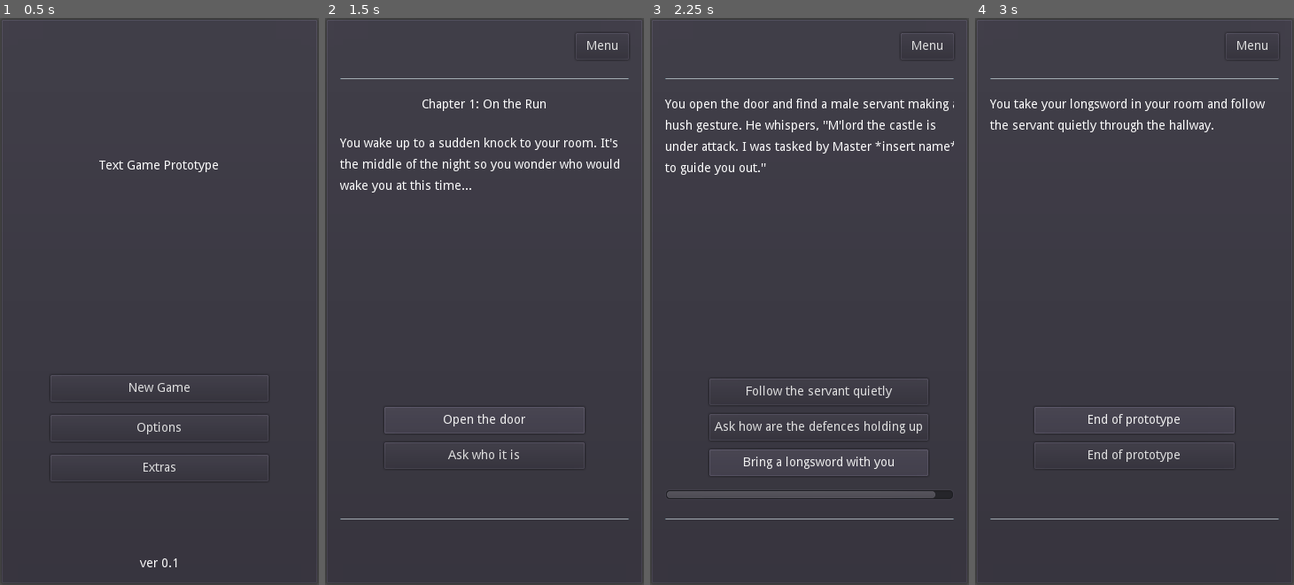
Above: before the commit, frames 1-4 (left to right).
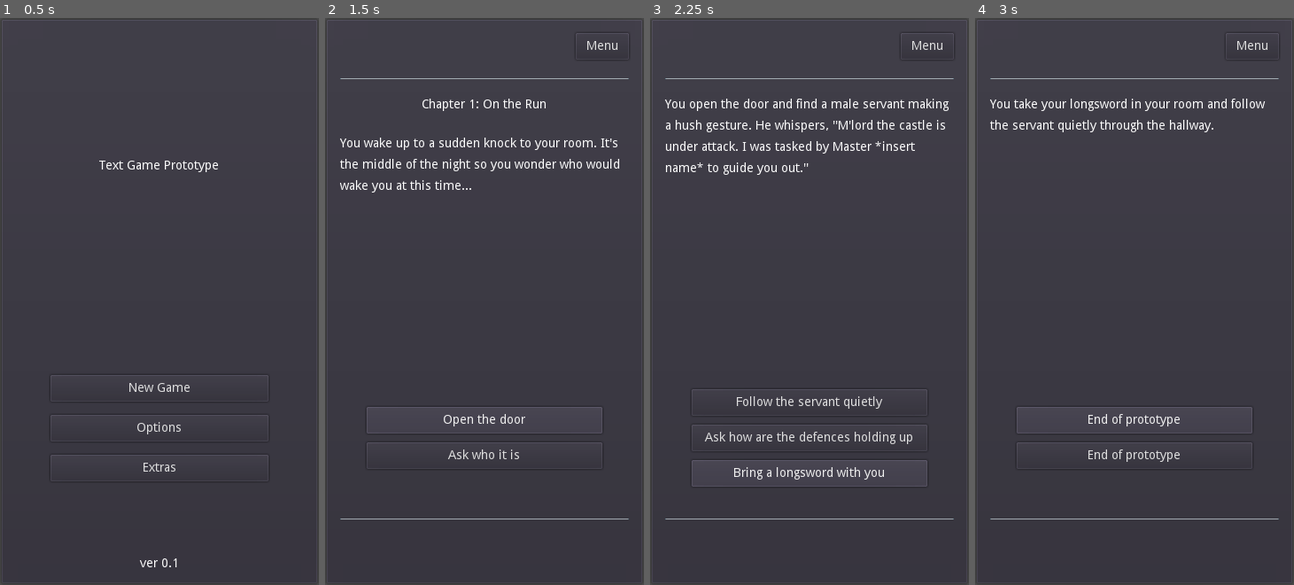
Above: after the commit, the same moments.

Repository: philipuriarte/A-Churchyard-of-Orphans
Game: Godot game, scene res://scenes/main.tscn
Same seed, same stepped clock (60 frames per second), same inputs: the game is played once before the commit and once after it.
Inputs:
- Up to frame 1 (0.5 s): no input
- Up to frame 2 (1.5 s): click "New Game" at 0.5 s; click "Continue" at 1.25 s
- Up to frame 3 (2.25 s): click "Open the door" at 2 s
- Up to frame 4 (3 s): click "Follow the servant quietly" at 2.75 s

Frame 1 is identical in both runs. In frame 2, 0.1% of the frame differs, in the area x 13-87%, y 68-76%; in frame 3, 5.3%, in the area x 4-96%, y 14-85%; in frame 4, 0.1%.

Commit message:
Lower margin size for choice buttons

Diff:
--- a/scenes/content.tscn
+++ b/scenes/content.tscn
@@ -35,16 +35,16 @@
 margin_right = 346.0
 margin_bottom = 496.0
 rect_min_size = Vector2( 0, 150 )
-custom_constants/margin_right = 50
+custom_constants/margin_right = 30
 custom_constants/margin_top = 20
-custom_constants/margin_left = 50
+custom_constants/margin_left = 30
 custom_constants/margin_bottom = 10
 
 [node name="ChoicesContainer" type="VBoxContainer" parent="ChoicesMargin"]
 unique_name_in_owner = true
-margin_left = 50.0
+margin_left = 30.0
 margin_top = 20.0
-margin_right = 296.0
+margin_right = 316.0
 margin_bottom = 140.0
 custom_constants/separation = 10
 alignment = 1
